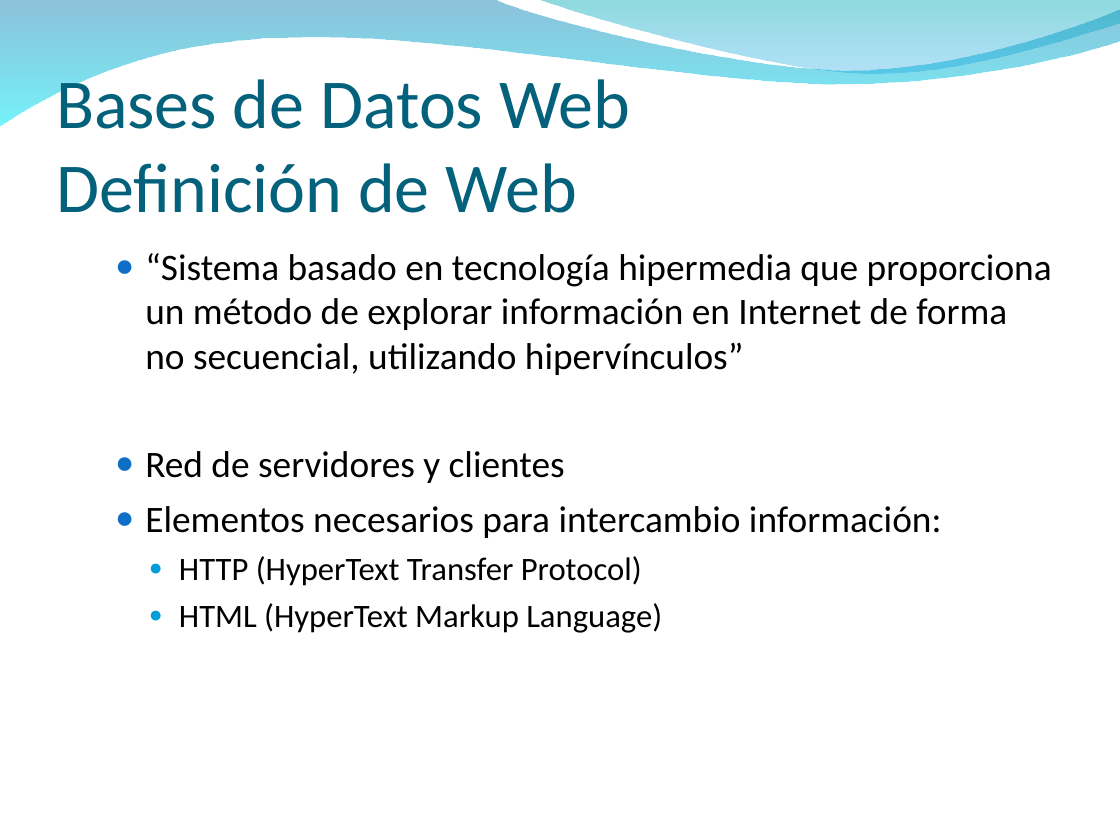
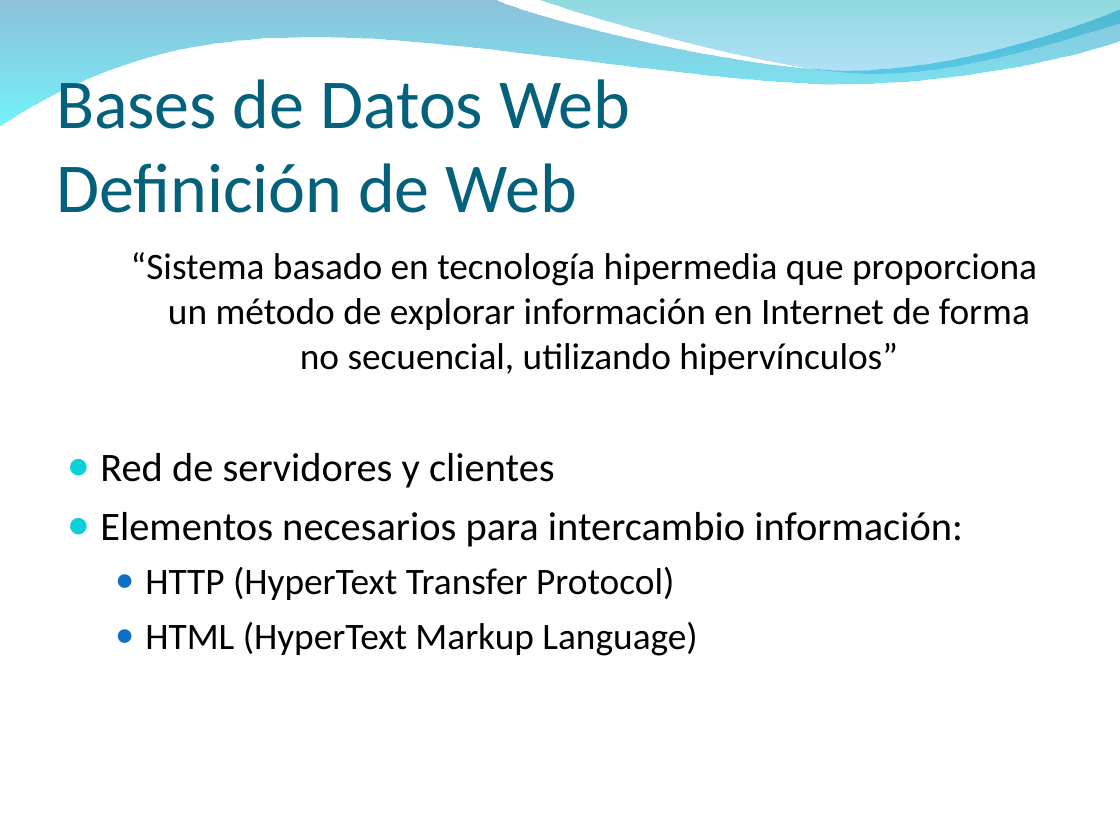
Before and after one commit to txedo/isi-mabd, a slide deck: slide 5 of Funcionalidad3/Funcionalidad3.ppt. Drawn at 1120x840 pixels with LibreOffice and Linux fonts; fonts in the diff are those of the drawing; background and template pictures are left out. Boxes give left, top, right and bottom in pixels: in the first picture for what was removed or moved away, otherwise in the second. Text is boxed around its words. In the diff, an @@ line names an element or a change of style, - is before the commit and + after.

```diff
--- a/Funcionalidad3/Funcionalidad3.ppt
+++ b/Funcionalidad3/Funcionalidad3.ppt
@@ text "“Sistema basado en tecnología hipermedia ..." at (100, 252, 1037, 656): size 24 to 26 pt in "Red de servidores y clientes", "Elementos necesarios para intercambio información:"; size 21 to 24 pt in "HTTP (HyperText Transfer Protocol)", "HTML (HyperText Markup Language)"; alignment left to centre; bullet ● to none; list level 2 to 1 in "Red de servidores y clientes"; bullet colour #0F6FC6 to #0BD0D9; list level 2 to 1 in "Elementos necesarios para intercambio información:"; list level 3 to 2 in "HTTP (HyperText Transfer Protocol)"; bullet colour #009DD9 to #0F6FC6; list level 3 to 2 in "HTML (HyperText Markup Language)" @@
```
Also in this commit, not shown: 10 other slides changed.
